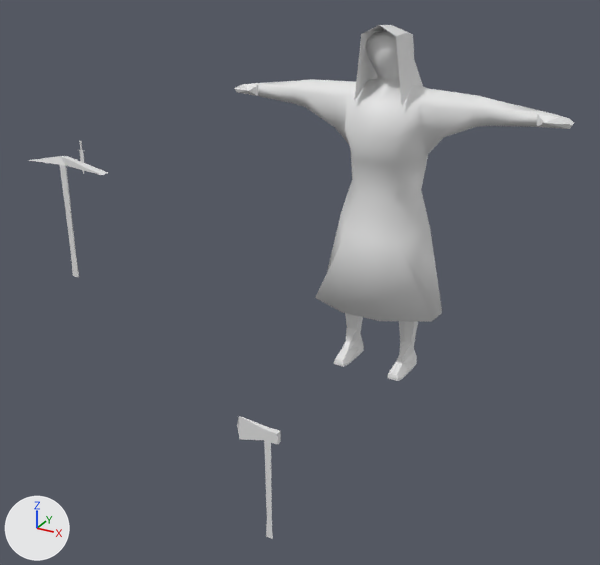
An edit to the Blender file 3DModels/BlendFiles/villger-female.blend, drawn before and after from the same camera.
The view is the same before and after, from a 50 mm lens placed at (10.9, -25.8, 9.3), pointed at (-3.4, 0.0, -3.7). Lighting does not change. The marker at lower left points along +X, +Y and +Z.
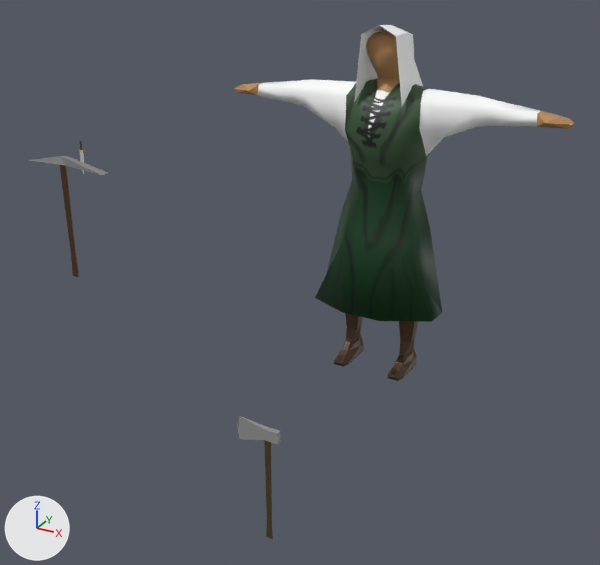
Changed parts and their boxes (x1, y1, x2, y2) in the pictures (600 x 565 px):
'Cube', recoloured
    both: (235, 25, 574, 381)
'Plane.003', recoloured
    both: (237, 416, 281, 539)
'Plane.001', recoloured
    both: (28, 156, 108, 277)

What the commit changed:
Picture 'villger-female.png' (img_villger_female_png) is new.
Picture 'villger-female_pioche.png' (img_villger_female_pioche_png) is new.
Picture 'villger-female_hache.png' (img_villger_female_hache_png) is new.
Material 'villger-female.png' (mat_villger_female_png) is new.
Its texture is img_villger_female_png.
Material 'villger-female_pioche.png' (mat_villger_female_pioche_png) is new.
Its texture is img_villger_female_pioche_png.
Material 'villger-female_hache.png' (mat_villger_female_hache_png) is new.
Its texture is img_villger_female_hache_png.
me_plane_006 has 19 vertices, 19 faces, 2 loose edges and spans x -1.83..3.57, y -0.47..1.43, z 2.23..2.46.
me_plane_006 now uses material mat_villger_female_hache_png (picture img_villger_female_hache_png).
me_plane_001 has 17 vertices, 21 faces and spans x -3.28..1.73, y -1.93..2.1, z -0.21..0.16.
me_plane_001 now uses material mat_villger_female_pioche_png (picture img_villger_female_pioche_png).
me_cube has 255 vertices, 308 faces and spans x -9.9..9.9, y -2.6..3.3, z -15.9..4.3.
me_cube now uses material mat_villger_female_png (picture img_villger_female_png).
